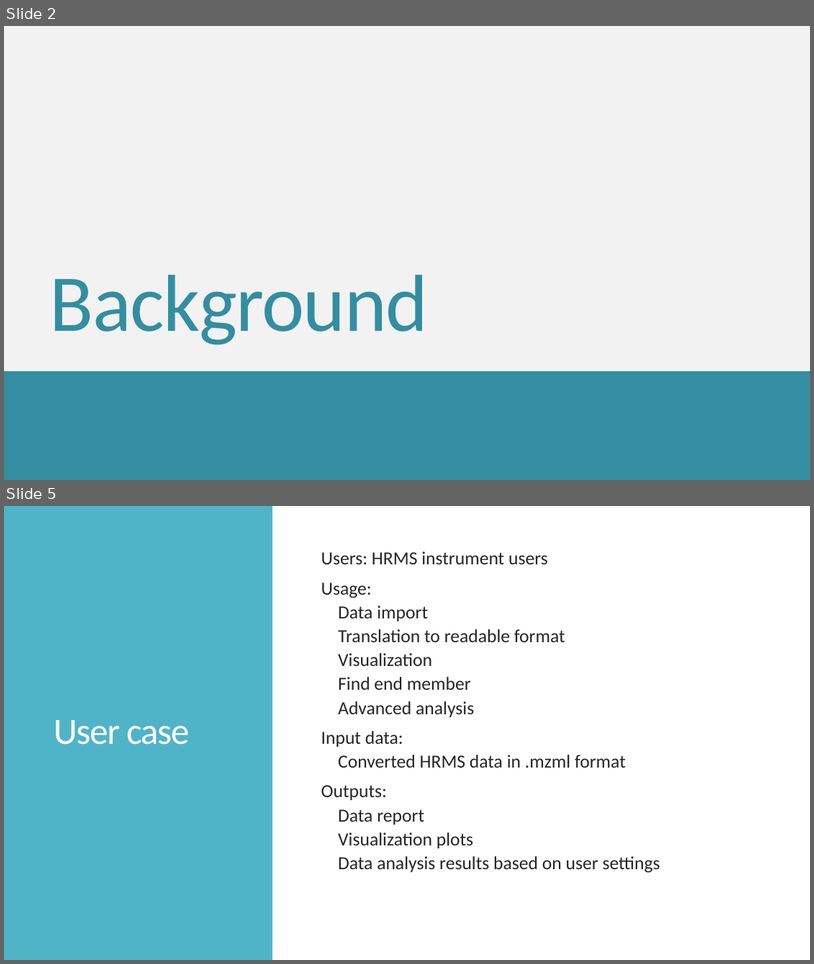
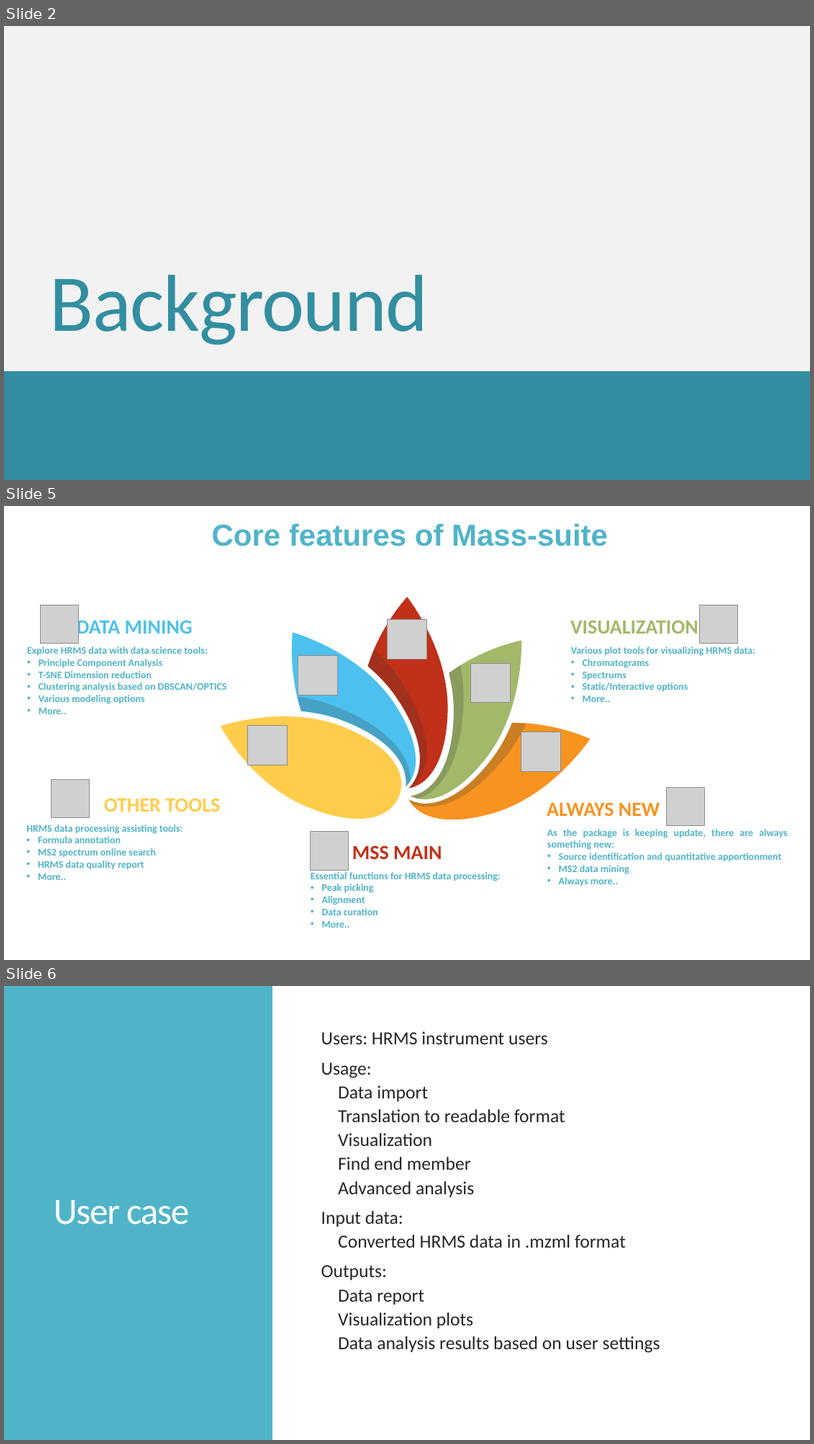
Before and after one commit to XiminHu/mass-suite, a slide deck: doc/20200623 Showcase.pptx. Shown one above the other, each under a label of ours: slides 2 and 5 before the commit, slides 2, 5 and 6 after it; the slides between them are not shown. The pictures are 814x964 and 814x1444 pixels, drawn with LibreOffice and Linux fonts; fonts in the diff are those of the drawing; grey boxes stand for pictures. Boxes give left, top, right and bottom in pixels: in the first picture for what was removed or moved away, otherwise in the second. Text is boxed around its words. In the diff, an @@ line names an element or a change of style, - is before the commit and + after.

```diff
--- a/doc/20200623 Showcase.pptx
+++ b/doc/20200623 Showcase.pptx
@@ slide 5 added at [4, 506, 810, 960], background #FFFFFF @@
@@ text added at [212, 523, 608, 546], 36 pt, text #50B4C8, bold @@
+Core features of Mass-suite
@@ picture added at [40, 605, 79, 644] @@
@@ picture added at [700, 605, 738, 644] @@
@@ text added at [77, 617, 193, 638], 24 pt, text #4CC1EF, bold @@
+DATA MINING
@@ picture added at [388, 620, 427, 659] @@
@@ text added at [571, 620, 699, 633], 24 pt, text #A2B969, bold @@
+VISUALIZATION
@@ text added at [27, 646, 227, 714], 12 pt, text #50B4C8, bold @@
+Explore HRMS data with data science tools:
+• Principle Component Analysis
+• T-SNE Dimension reduction
+• Clustering analysis based on DBSCAN/OPTICS
+• Various modeling options
+• More..
@@ picture added at [298, 656, 338, 695] @@
@@ text added at [571, 646, 756, 702], 12 pt, text #50B4C8, bold @@
+Various plot tools for visualizing HRMS data:
+• Chromatograms
+• Spectrums
+• Static/Interactive options
+• More..
@@ picture added at [471, 663, 510, 702] @@
@@ group added at [221, 597, 591, 819]: 9 freeform shapes @@
@@ picture added at [248, 725, 287, 764] @@
@@ picture added at [521, 731, 561, 771] @@
@@ picture added at [52, 779, 90, 818] @@
@@ text added at [104, 798, 220, 811], 24 pt, text #FFCC4C, bold @@
+OTHER TOOLS
@@ text added at [547, 802, 660, 816], 24 pt, text #F7931F, bold @@
+ALWAYS NEW
@@ picture added at [667, 788, 706, 826] @@
@@ text added at [26, 824, 183, 880], 12 pt, text #50B4C8, bold @@
+HRMS data processing assisting tools:
+• Formula annotation
+• MS2 spectrum online search
+• HRMS data quality report
+• More..
@@ text added at [548, 829, 787, 885], 12 pt, text #50B4C8, bold @@
+As the package is keeping update, there are always something new:
+• Source identification and quantitative apportionment
+• MS2 data mining
+• Always more..
@@ picture added at [310, 831, 349, 870] @@
@@ text added at [352, 845, 442, 859], 24 pt, text #C13018, bold @@
+MSS MAIN
@@ text added at [311, 872, 501, 927], 12 pt, text #50B4C8, bold @@
+Essential functions for HRMS data processing:
+• Peak picking
+• Alignment
+• Data curation
+• More..
@@ what was slide 5 is now slide 6 @@
```
Also in this commit, not shown: 1 slide changed, 2 other files.
